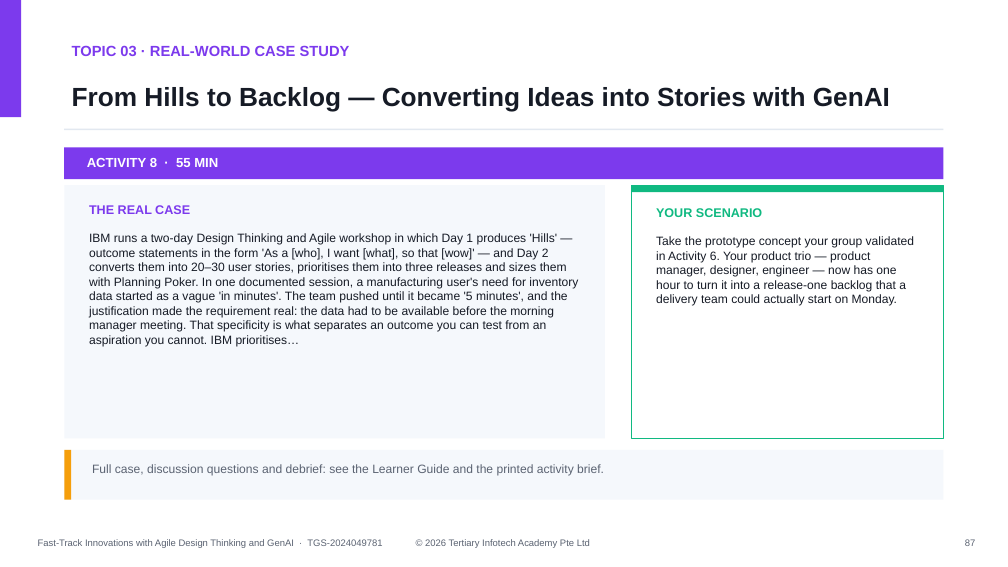
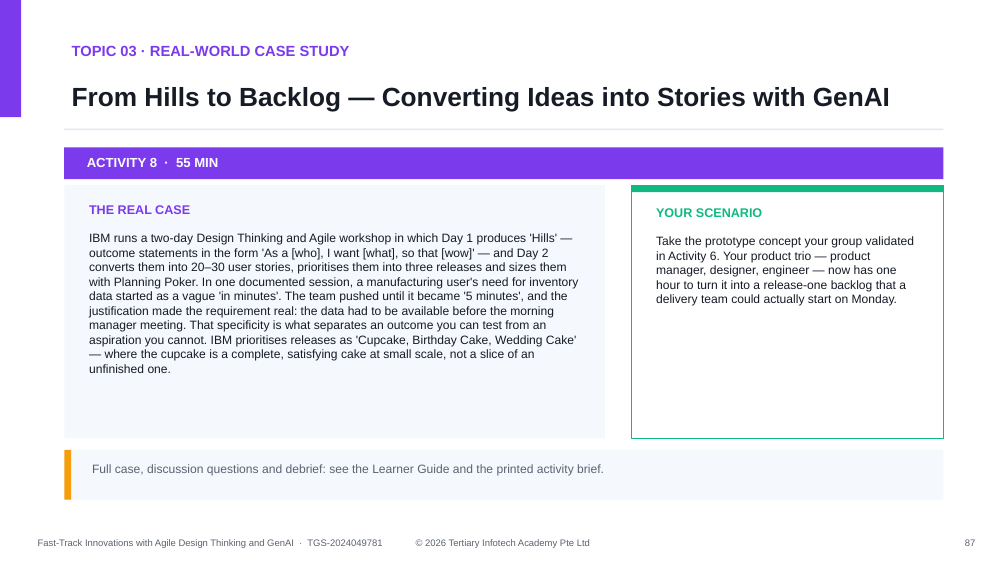
Before and after one commit to tertiarycourses/TGS-2024049781-Fast-Track-Innovations-with-Agile-Design-Thinking-and-Generative-AI, a slide deck: slide 87 of courseware/Fast-Track Innovations with Agile Design Thinking and GenAI-v4.0.pptx. Drawn at 1008x567 pixels with LibreOffice and Linux fonts; fonts in the diff are those of the drawing. Boxes give left, top, right and bottom in pixels: in the first picture for what was removed or moved away, otherwise in the second. Text is boxed around its words. In the diff, an @@ line names an element or a change of style, - is before the commit and + after.

```diff
--- a/courseware/Fast-Track Innovations with Agile Design Thinking and GenAI-v4.0.pptx
+++ b/courseware/Fast-Track Innovations with Agile Design Thinking and GenAI-v4.0.pptx
@@ text at [89,233,578,373]: text changed @@
-IBM runs a two-day Design Thinking and Agile workshop in which Day 1 produces 'Hills' — outcome statements in the form 'As a [who], I want [what], so that [wow]' — and Day 2 converts them into 20–30 user stories, prioritises them into three releases and sizes them with Planning Poker. In one documented session, a manufacturing user's need for inventory data started as a vague 'in minutes'. The team pushed until it became '5 minutes', and the justification made the requirement real: the data had to be available before the morning manager meeting. That specificity is what separates an outcome you can test from an aspiration you cannot. IBM prioritises…
+IBM runs a two-day Design Thinking and Agile workshop in which Day 1 produces 'Hills' — outcome statements in the form 'As a [who], I want [what], so that [wow]' — and Day 2 converts them into 20–30 user stories, prioritises them into three releases and sizes them with Planning Poker. In one documented session, a manufacturing user's need for inventory data started as a vague 'in minutes'. The team pushed until it became '5 minutes', and the justification made the requirement real: the data had to be available before the morning manager meeting. That specificity is what separates an outcome you can test from an aspiration you cannot. IBM prioritises releases as 'Cupcake, Birthday Cake, Wedding Cake' — where the cupcake is a complete, satisfying cake at small scale, not a slice of an unfinished one.
```
Also in this commit, not shown: 15 other slides changed, 30 other files.
